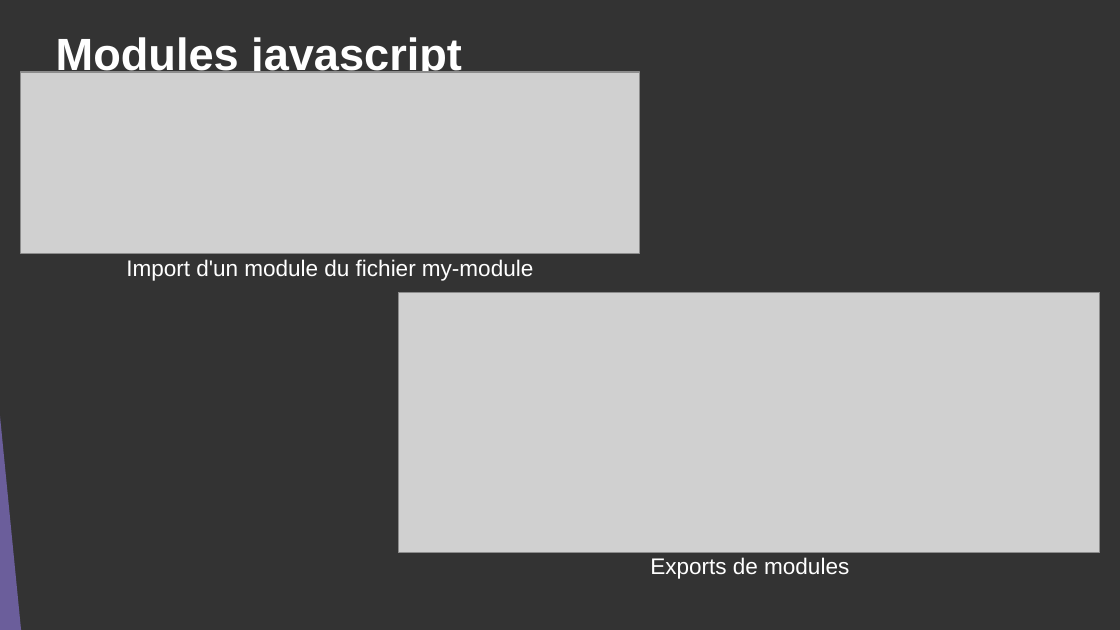
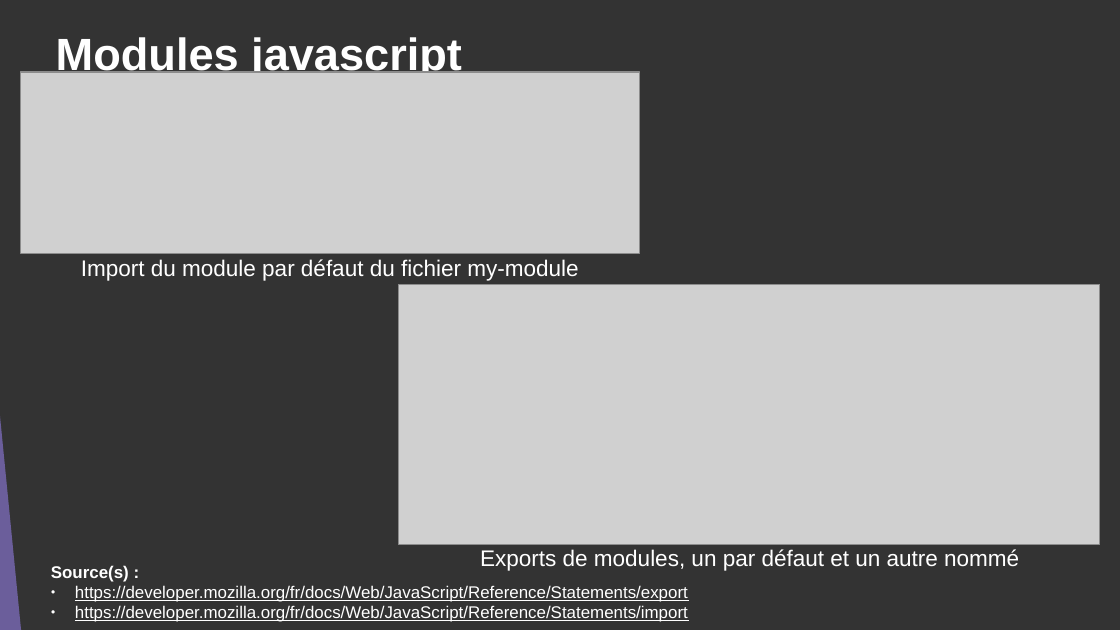
Before and after one commit to DanYellow/cours, a slide deck: slide 11 of developpement-front-s5/travaux-pratiques/numero-4/presentation.odp. Drawn at 1120x630 pixels with LibreOffice and Linux fonts; fonts in the diff are those of the drawing; grey boxes stand for pictures. Boxes give left, top, right and bottom in pixels: in the first picture for what was removed or moved away, otherwise in the second. Text is boxed around its words. In the diff, an @@ line names an element or a change of style, - is before the commit and + after.

```diff
--- a/developpement-front-s5/travaux-pratiques/numero-4/presentation.odp
+++ b/developpement-front-s5/travaux-pratiques/numero-4/presentation.odp
@@ text at bbox=[81, 259, 578, 281]: text changed @@
-Import d'un module du fichier my-module
+Import du module par défaut du fichier my-module
@@ picture: place and size @@
-picture at bbox=[398, 293, 1101, 553]
+picture at bbox=[398, 285, 1101, 545]
@@ text added at bbox=[51, 565, 688, 622], 12 pt, text #FFFFFF, underline @@
+Source(s) :
+● https://developer.mozilla.org/fr/docs/Web/JavaScript/Reference/Statements/export
+● https://developer.mozilla.org/fr/docs/Web/JavaScript/Reference/Statements/import
@@ text at bbox=[480, 549, 1019, 571]: text changed @@
-Exports de modules
+Exports de modules, un par défaut et un autre nommé
```
Also in this commit, not shown: 4 other slides changed, 1 slide added, 1 slide removed, 2 other files.
